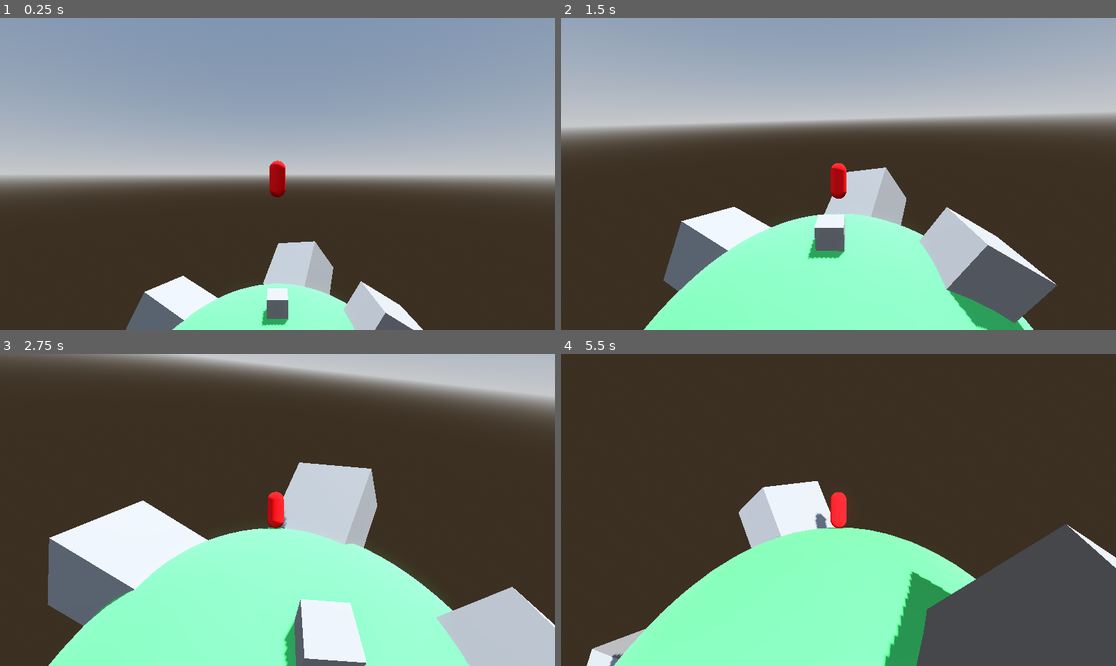
Above: before the commit, frames 1-4 (two rows, left to right).
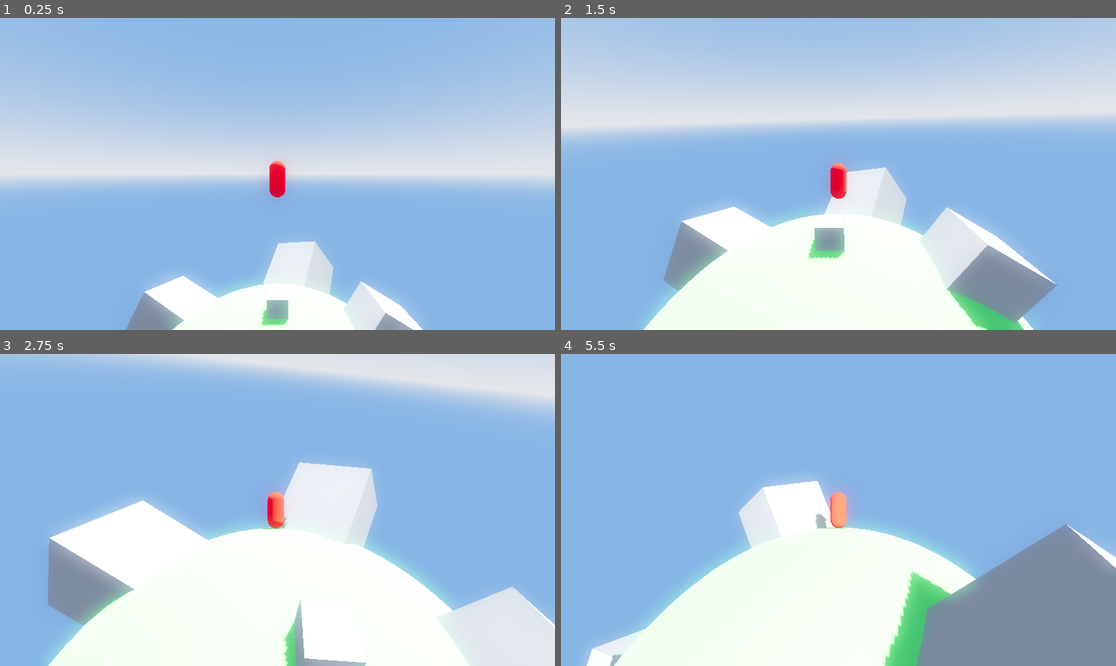
Above: after the commit, the same moments.

Repository: fastmover/godot_planet_walker
Game: Godot game, scene res://scenes/main.tscn
Two runs of this game, one before a commit and one after it. Both use one fixed random seed, a clock stepped at 60 frames per second and the inputs below.
Inputs (mouse positions are in pixels of both pictures, inside the frame that each line leads up to):
- Up to frame 1 (0.25 s): no input
- Up to frame 2 (1.5 s): move the mouse to (866, 174) at 0.52 s; hold W (mv_fwd) from 0.53 s (still down); tap S (mv_b) at 0.6 s; tap Space (jump) at 0.77 s; move the mouse to (810, 174) at 1.27 s; tap A (mv_l) at 1.35 s
- Up to frame 3 (2.75 s): keep holding W (mv_fwd); tap Space (jump) at 1.52 s; move the mouse to (288, 503) at 2.02 s; tap D (mv_r) at 2.1 s
- Up to frame 4 (5.5 s): keep holding W (mv_fwd); move the mouse to (832, 516) at 2.77 s; tap S (mv_b) at 2.85, 5.1 s; tap Space (jump) at 3.02, 3.77, 4.52 s; move the mouse to (877, 513) at 3.52 s; tap A (mv_l) at 3.6 s; move the mouse to (794, 506) at 4.27 s; tap D (mv_r) at 4.35 s; move the mouse to (844, 510) at 5.02 s

The runs differ from the first frame. In frame 1, 99% of the frame differs, in the area x 0-100%, y 0-100%; in frame 2, 98%; in frame 3, 94%; in frame 4, 98%.

Commit message:
Improved lighting

Diff:
--- a/scenes/main.tscn
+++ b/scenes/main.tscn
@@ -4,8 +4,10 @@
 [ext_resource type="PackedScene" uid="uid://bt2g5weyvanla" path="res://scenes/character.tscn" id="1_ywlpx"]
 
 [sub_resource type="ProceduralSkyMaterial" id="ProceduralSkyMaterial_h07yg"]
-sky_horizon_color = Color(0.64625, 0.65575, 0.67075, 1)
-ground_horizon_color = Color(0.64625, 0.65575, 0.67075, 1)
+sky_top_color = Color(0.317647, 0.454902, 0.647059, 1)
+sky_horizon_color = Color(0.647059, 0.654902, 0.670588, 1)
+ground_bottom_color = Color(0.317647, 0.454902, 0.647059, 1)
+ground_horizon_color = Color(0.647059, 0.654902, 0.670588, 1)
 
 [sub_resource type="Sky" id="Sky_7cxre"]
 sky_material = SubResource("ProceduralSkyMaterial_h07yg")
@@ -13,8 +15,15 @@
 [sub_resource type="Environment" id="Environment_7thtm"]
 background_mode = 2
 sky = SubResource("Sky_7cxre")
-tonemap_mode = 2
+ambient_light_source = 3
+ambient_light_color = Color(0.654902, 0.654902, 0.654902, 1)
+ambient_light_sky_contribution = 0.3
+tonemap_mode = 3
+tonemap_exposure = 0.8
 glow_enabled = true
+glow_normalized = true
+glow_bloom = 0.5
+volumetric_fog_density = 0.0247
 
 [node name="root" type="Node3D"]
 
